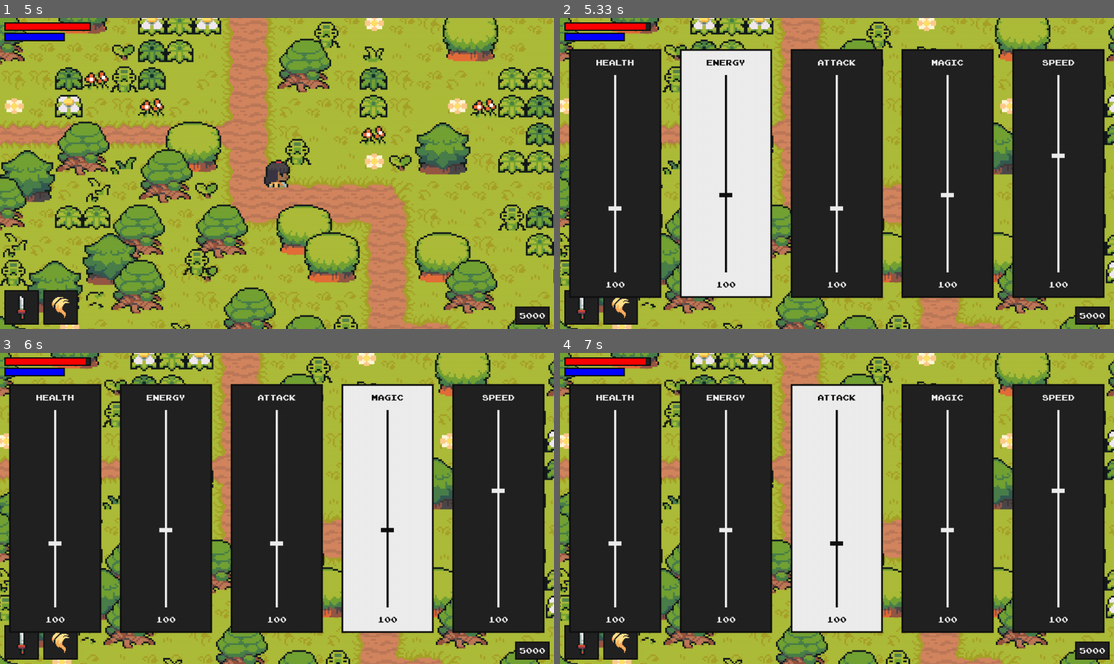
Above: before the commit, frames 1-4 (two rows, left to right).
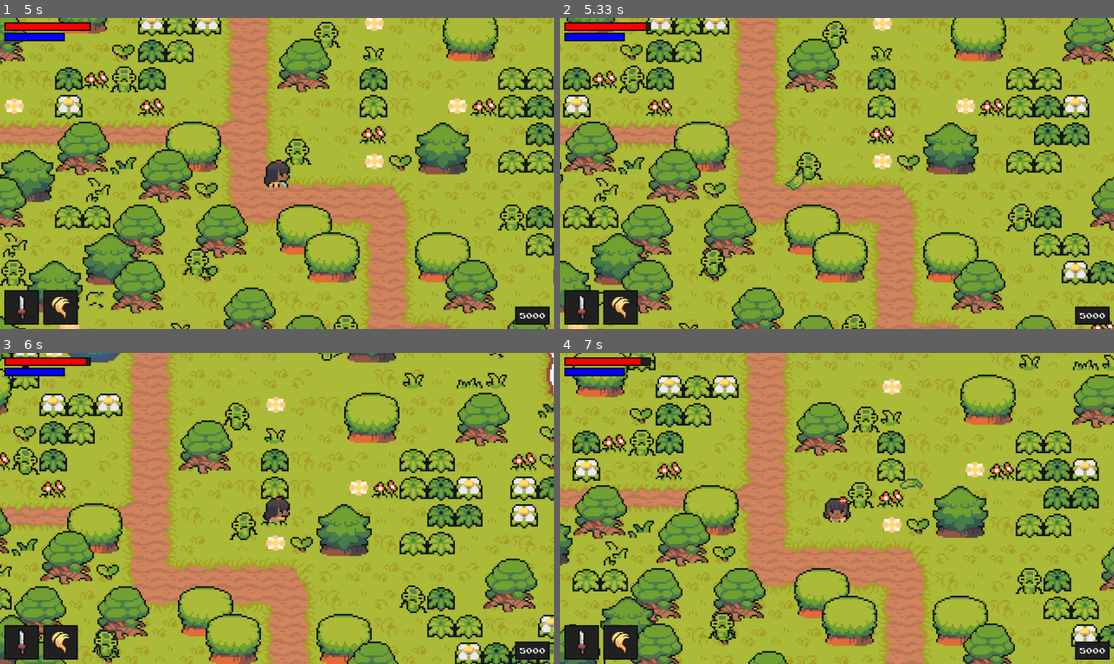
Above: after the commit, the same moments.

Repository: Adithya2004/RPG_pygame
Game: pygame game, started from code/main.py
Two runs of this game, one before a commit and one after it. Both use one fixed random seed, a clock stepped at 60 frames per second and the inputs below.
Inputs:
- Up to frame 1 (5 s): hold Right 0.33-0.8 s; hold Up 0.83-1.13 s; hold Right 1.17-1.63 s; hold Left 1.67-2.2 s; hold Down 2.23-2.53 s; hold Left 2.57-2.97 s; hold Up 3-3.37 s; hold Right 3.4-4.03 s; hold Down 4.07-4.43 s; hold Left 4.47-4.93 s; hold Right from 4.97 s (still down)
- Up to frame 2 (5.33 s): keep holding Right
- Up to frame 3 (6 s): release Right at 5.43 s; hold Up 5.47-5.77 s; hold Right from 5.8 s (still down)
- Up to frame 4 (7 s): release Right at 6.27 s; hold Left 6.3-6.83 s; hold Down from 6.87 s (still down)

Frame 1 is identical in both runs. In frame 2, 83% of the frame differs, in the area x 0-100%, y 0-100%; in frame 3, 82%; in frame 4, 83%.

Commit message:
Added Death Screen FINAL

Diff:
--- a/code/level.py
+++ b/code/level.py
@@ -12,13 +12,13 @@
 from magic import *
 from random import randint
 from upg import *
-
 class Level:
 	def __init__(self):
 
 		# get the display surface
 		self.display_surface = pygame.display.get_surface()
 		self.game_paused = False
+		self.game_state = False
 
 		# sprite group setup
 		self.visible_sprites = YSortCameraGroup()
@@ -124,9 +124,10 @@
 							target_sprite.get_damage(self.player,attack_sprite.sprite_type)
 
 	def damage_player(self,amount,attack_type):
-		if self.player.check_death:
+		if self.player.check_death():
+			self.game_state = True
 			self.toggle_menu()
-			self.show_death_screen()
+
 		if self.player.vulnerable:
 			self.player.health -=amount
 			self.player.vulnerable = False
@@ -136,13 +137,8 @@
 
 	def toggle_menu(self):
 		self.game_paused = not self.game_paused
-	def show_death_screen(self):
-		font = pygame.font.Font(None, 36)
-		screen = pygame.display.get_surface()
-		text = font.render("You died!", True, TEXT_COLOR)
-		text_rect = text.get_rect(center=(WIDTH // 2, HEIGTH // 2))
-		screen.fill(UI_BG_COLOR)
-		screen.blit(text,text_rect)
+
+
 
 	def add_xp(self,amount):
 		self.player.exp+=amount
--- a/code/main.py
+++ b/code/main.py
@@ -23,11 +23,22 @@
 				if event.type == pygame.KEYDOWN:
 					if event.key == pygame.K_m:
 						self.level.toggle_menu()
+
 			self.screen.fill(WATER_COLOR)
 			self.level.run()
 			pygame.display.update()
 			self.clock.tick(FPS)
 
+	def death(self):
+		font = pygame.font.Font(None, 36)
+		text = font.render("You died!", True, TEXT_COLOR)
+		text_rect = text.get_rect(center=(WIDTH // 2, HEIGTH // 2))
+		self.screen.fill(UI_BG_COLOR)
+		self.screen.blit(text,text_rect)
+		pygame.display.update()
+
+
 if __name__ == '__main__':
 	game = Game()
+
 	game.run()
--- a/code/player.py
+++ b/code/player.py
@@ -185,9 +185,8 @@
 	def check_death(self):
 		if self.health<=0:
 			return True
-
-
-
+		else:
+			return False
 
 	def update(self):
 		self.input()
--- a/code/upg.py
+++ b/code/upg.py
@@ -31,7 +31,6 @@
             self.can_move = False
             self.selection_time = pygame.time.get_ticks()
 
-
         if keys[pygame.K_SPACE] and self.can_move:
             self.can_move = False
             self.selection_time = pygame.time.get_ticks()
@@ -54,14 +53,22 @@
                 self.can_move = True
 
     def display(self):
-        self.input()
-        self.selection_cooldown()
-        for index,item in enumerate(self.item_list):
-            name = self.attribute_names[index]
-            value = self.player.get_value_by_index(index)
-            max_value = self.max_values[index]
-            cost = self.player.get_cost_by_index(index)
-            item.display(self.display_surface,self.selection_index,name,value,max_value,cost)
+        if not self.player.check_death:
+            self.input()
+            self.selection_cooldown()
+            for index,item in enumerate(self.item_list):
+                name = self.attribute_names[index]
+                value = self.player.get_value_by_index(index)
+                max_value = self.max_values[index]
+                cost = self.player.get_cost_by_index(index)
+                item.display(self.display_surface,self.selection_index,name,value,max_value,cost)
+        else:
+            self.display_surface.fill((0,0,0))
+            color = TEXT_COLOR
+            font = pygame.font.Font(UI_FONT,UI_FONT_SIZE)
+            death_surf = font.render('GAME OVER',False,color)
+            death_rect = death_surf.get_rect(center = (1280/2,360))
+            self.display_surface.blit(death_surf,death_rect)
 
 class Item:
     def __init__(self,l,t,w,h,index,font):
